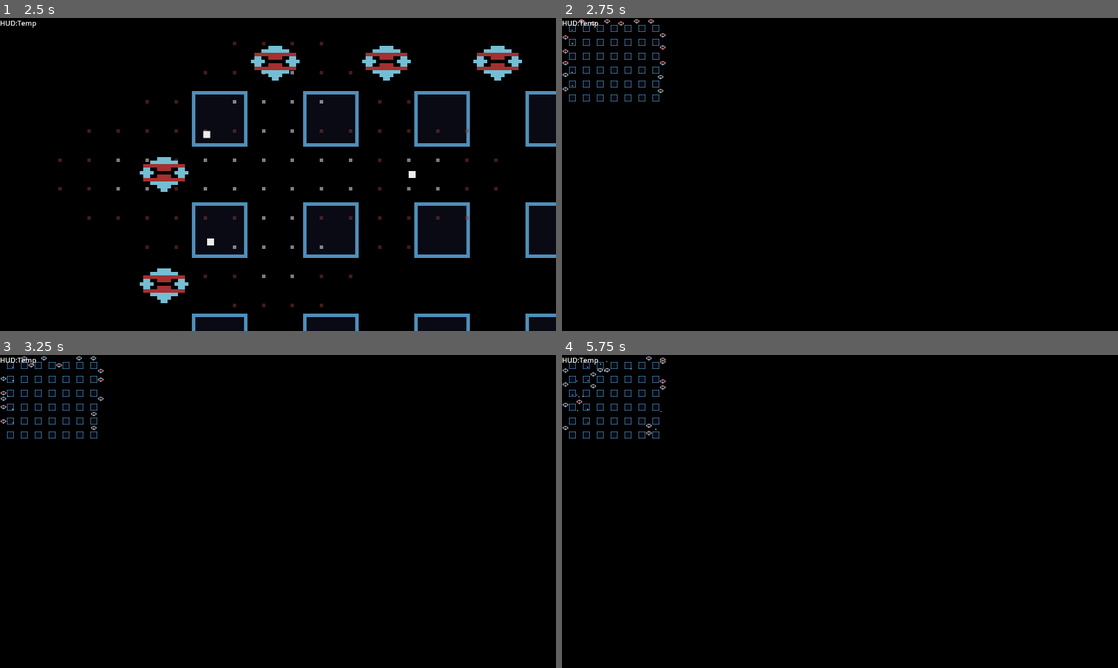
Above: before the commit, frames 1-4 (two rows, left to right).
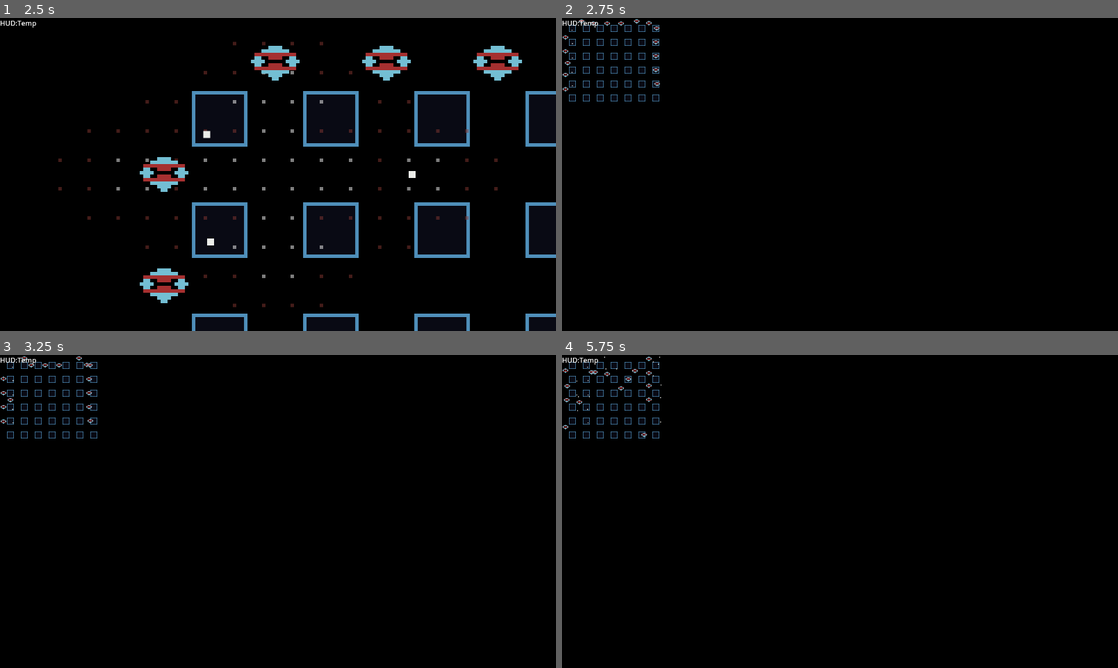
Above: after the commit, the same moments.

Repository: shoggoth/Crossfire
Game: Godot game, scene res://scene/world.tscn
The game is run twice, just before and just after one commit, with the same random seed, the same clock (stepped at 60 frames per second) and the same inputs. The project has no main scene, so this scene is started directly.
Inputs:
- Up to frame 1 (2.5 s): tap Enter (fire) at 0.5, 1.35 s; hold D (right) 0.53-1.28 s; tap Shift (bomb) at 0.6, 2.1 s; hold S (down) 1.28-2.03 s; hold D (right) from 2.03 s (still down)
- Up to frame 2 (2.75 s): keep holding D (right)
- Up to frame 3 (3.25 s): release D (right) at 2.78 s; hold W (up) from 2.78 s (still down); tap Enter (fire) at 2.85 s
- Up to frame 4 (5.75 s): release W (up) at 3.53 s; hold A (left) 3.53-5.03 s; tap Shift (bomb) at 3.6, 5.1 s; tap Enter (fire) at 4.35 s; hold S (down) from 5.03 s (still down)

Frame 1 is identical in both runs. In frame 2, 0.2% of the frame differs, in the area x 0-19%, y 0-24%; in frame 3, 0.2%; in frame 4, 0.3%, in the area x 0-19%, y 0-27%.

Commit message:
Added is_moving func to move component

Diff:
--- a/scene/enemy.tscn
+++ b/scene/enemy.tscn
@@ -58,7 +58,7 @@
 
 
 func exit_to(state) -> bool:
-	_mc.move(_enemy, -home_pos)
+	if state.name == \"Hide\": _mc.move(_enemy, -home_pos)
 	return super.exit_to(state)
 "
 
@@ -88,8 +88,6 @@
 		_mc.move(_enemy, random_vec)
 	elif randi_range(0, 14):
 		fire()
-	else:
-		sm.enter_state_named(\"Lurk\")
 
 
 func fire() -> bool:
@@ -207,6 +205,7 @@
 
 [node name="Enemy" type="CharacterBody2D"]
 collision_layer = 2
+collision_mask = 10
 motion_mode = 1
 script = ExtResource("1_yywqr")
 metadata/_edit_group_ = true
--- a/src/component/grid_move.gd
+++ b/src/component/grid_move.gd
@@ -8,7 +8,7 @@
 @export var quantise_direction: bool = false
 @export_group("Grid Limits")
 @export var minimum := Vector2(0, 0)
-@export var maximum := Vector2(8, 6)
+@export var maximum := Vector2(7, 6)
 
 var move_tween: Tween = null
 
@@ -23,6 +23,9 @@
 		move_tween.tween_callback(stop)
 
 
+func is_moving() -> bool: return move_tween != null
+
+
 func stop():
 	if move_tween:
 		move_tween.kill()
Not shown, changed: README.md
